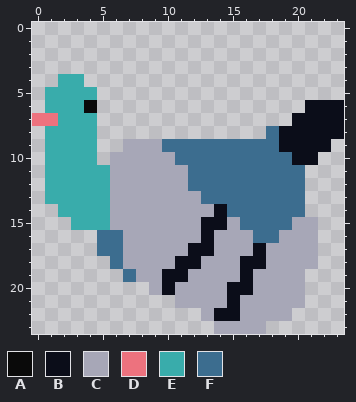
Edited in one commit: pixel-art sprite (Assets/Sprites/Bird/Bird4.png). Above, as it was before the edit.
The file is 48x48 pixels, drawn in blocks of 2x2; one block is one cell here.
Palette (. is transparent): A #0a0a0a  B #0b0d19  C #a7a7b7  D #ed727e  E #39acab  F #3c6d8f
Pixels before, first column x 0:
 4 ..EE....................
 5 .EEEE...................
 6 .EEEA................BBB
 7 DDEEE...............BBBB
 8 .EEEE.............FBBBBB
 9 .EEEE..CCCFFFFFFFFFBBBB.
10 .EEEE.CCCCCFFFFFFFFFBB..
11 .EEEEECCCCCCFFFFFFFFF...
12 .EEEEECCCCCCFFFFFFFFF...
13 .EEEEECCCCCCCFFFFFFFF...
14 ..EEEECCCCCCCCBFFFFFF...
15 ...EEECCCCCCCBBCFFFFCC..
16 .....FFCCCCCCBCCCFFCCC..
17 .....FFCCCCCBBCCCBCCCC..
18 ......FCCCCBBCCCBBCCCC..
19 .......FCCBBCCCCBCCCC...
20 .........CBCCCCBBCCCC...
21 ...........CCCCBCCCCC...
22 .............CBBCCCC....
23 ..............CCCC......
After the commit:
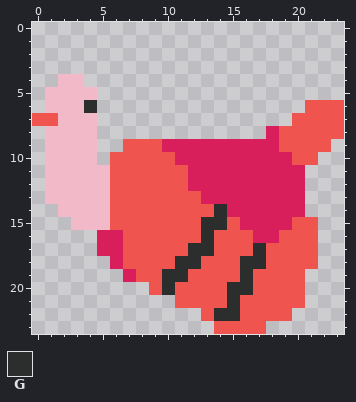
Colours new in this view: G #2c2e2d
The commit says: Bird is Red Now
What changed:
Colour C changes from #a7a7b7 to #f0544f.
Colour E changes from #39acab to #f2bac9.
Colour F changes from #3c6d8f to #d81e5b.
The edit turns colour B into colour C in row 6 at x 21 to 23; in row 7 at x 20 to 23; in row 8 at x 19 to 23; in row 9 at x 19 to 22; in row 10 at x 20 to 21.
The edit turns colour D into colour C in row 7 at x 0 to 1.
The edit turns colour A into colour G in row 6 at x 4.
The edit turns colour B into colour G in row 14 at x 14; in row 15 at x 13 to 14; in row 16 at x 13; in row 17 at x 12 to 13 and 17; in row 18 at x 11 to 12 and 16 to 17; in row 19 at x 10 to 11 and 16.
The edit turns colour B into colour G in row 20 at x 10 and 15 to 16; in row 21 at x 15; in row 22 at x 14 to 15.
Where, in picture pixels (left, top, right, bottom), the same in both pictures:
changed: (32, 74, 344, 334)
